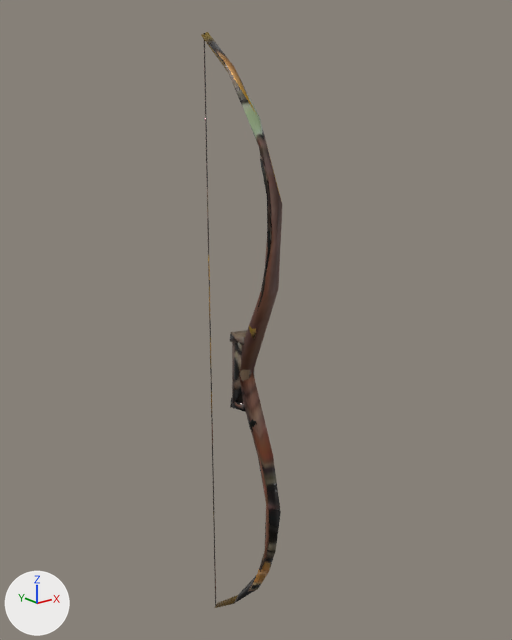
What one commit did to the glTF model client/public/models/eq_bow_4_lod2.glb.
Rendered twice from a camera (50 mm lens) standing at (-1.071, -1.392, 0.689) and looking at (0.032, -0.013, 0.138). The lights are fixed; the arrows at lower left show +X, +Y and +Z. The first picture is the older version. Vertices at exactly the same position are counted once.

In view in the first picture: 'eq_bow_4_lod2'.
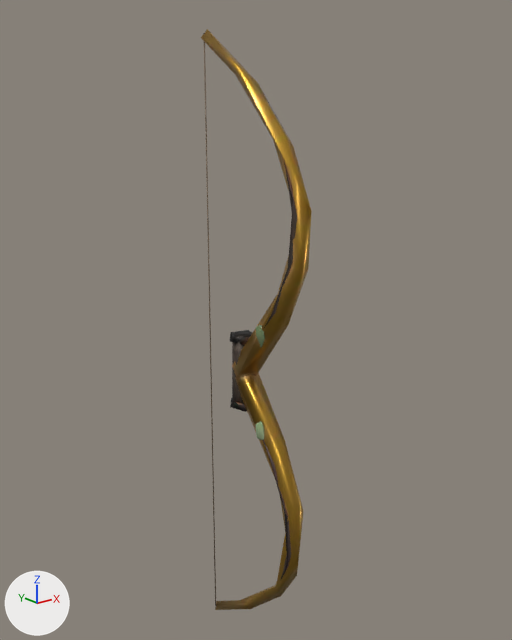
Pixel boxes [x1, y1, x2, y2] of what changed, in the pictures (512 x 640 px; the box of a moved part takes in the faces that stretch with it):
```json
{"object": "eq_bow_4_lod2", "change": "reshaped", "before": [201, 32, 282, 608], "after": [201, 29, 311, 610], "on screen": "35% wider"}
{"part": 1, "of": "me_eq_bow_4_012", "change": "moved or reshaped", "before": [249, 326, 256, 340], "after": [255, 325, 265, 348]}
{"part": 2, "of": "me_eq_bow_4_012", "change": "rebuilt", "before": [201, 32, 282, 608], "after": [201, 29, 311, 610], "on screen": "35% wider"}
{"part": 3, "of": "me_eq_bow_4_012", "change": "rebuilt", "before": [257, 156, 272, 311], "after": [264, 162, 297, 328]}
{"part": 4, "of": "me_eq_bow_4_012", "change": "rebuilt", "before": [256, 445, 269, 572], "after": [263, 440, 291, 579]}
{"part": 5, "of": "me_eq_bow_4_012", "change": "deleted", "before": [249, 419, 257, 432]}
{"part": 6, "of": "me_eq_bow_4_012", "change": "added", "after": [255, 421, 264, 440]}
{"part": 7, "of": "me_eq_bow_4_012", "change": "surface changed", "before": [203, 33, 247, 606], "after": [203, 33, 247, 606]}
```

The change, as JSON lines over the scene's bpy script:
```json
{"block": "me_eq_bow_4_012", "where": "# used by ob_eq_bow_4_lod2; location = (0.0, 0.0, 0.0)"}
{"block": "me_eq_bow_4_012", "where": "# verts and faces of me_eq_bow_4_012; kept vertices keep their numbers, new ones are numbered from 153"}
{"op": "remove", "block": "me_eq_bow_4_012", "code": "me_eq_bow_4_012.from_pydata(...)  # 153 vertices, 270 faces; spans x -0.03..0.03, y -0.14..0.15, z -0.84..0.84"}
{"op": "add", "block": "me_eq_bow_4_012", "code": "me_eq_bow_4_012.from_pydata(...)  # 129 vertices, 222 faces; spans x -0.04..0.03, y -0.24..0.16, z -0.85..0.85"}
{"block": "me_eq_bow_4_012", "change": "me_eq_bow_4_012 part 1: the loose piece of 8 vertices spanning x -0.02..-0.01, y -0.08..-0.05, z 0.11..0.15 is moved by (-0.01, -0.04, 0.0)"}
{"block": "me_eq_bow_4_012", "change": "me_eq_bow_4_012 part 2: the loose piece of 49 vertices spanning x -0.02..0.02, y -0.14..0.15, z -0.84..0.84 is rebuilt with 49 vertices and now spans x -0.03..0.03, y -0.24..0.16, z -0.85..0.85"}
{"block": "me_eq_bow_4_012", "change": "me_eq_bow_4_012 part 3: the loose piece of 26 vertices spanning x -0.02..-0.01, y -0.13..-0.05, z 0.1..0.56 is rebuilt with 14 vertices and now spans x -0.03..-0.01, y -0.22..-0.08, z 0.11..0.56"}
{"block": "me_eq_bow_4_012", "change": "me_eq_bow_4_012 part 4: the loose piece of 26 vertices spanning x -0.02..-0.01, y -0.13..-0.05, z -0.56..-0.1 is rebuilt with 14 vertices and now spans x -0.03..-0.01, y -0.22..-0.08, z -0.56..-0.11"}
{"block": "me_eq_bow_4_012", "change": "me_eq_bow_4_012 part 5: the loose piece of 8 vertices spanning x -0.02..-0.01, y -0.07..-0.05, z -0.15..-0.11 is deleted"}
{"block": "me_eq_bow_4_012", "change": "me_eq_bow_4_012 part 6"}
{"op": "add", "block": "me_eq_bow_4_012", "code": "verts[153] = (-0.04, -0.1, -0.14)  # pixel (256, 437)"}
{"op": "add", "block": "me_eq_bow_4_012", "code": "verts[154] = (-0.02, -0.1, -0.1)  # pixel (260, 420)"}
{"op": "add", "block": "me_eq_bow_4_012", "code": "verts[155] = (-0.02, -0.11, -0.16)  # pixel (261, 441)"}
{"op": "add", "block": "me_eq_bow_4_012", "code": "verts[156] = (-0.03, -0.12, -0.14)  # pixel (263, 439)"}
{"op": "add", "block": "me_eq_bow_4_012", "code": "verts[157] = (-0.02, -0.09, -0.15)  # pixel (257, 436)"}
{"op": "add", "block": "me_eq_bow_4_012", "code": "verts[158] = (-0.02, -0.11, -0.13)"}
{"op": "add", "block": "me_eq_bow_4_012", "code": "verts[159] = (-0.03, -0.12, -0.11)  # pixel (263, 424)"}
{"op": "add", "block": "me_eq_bow_4_012", "code": "verts[160] = (-0.03, -0.09, -0.11)  # pixel (255, 423)"}
{"op": "add", "block": "me_eq_bow_4_012", "code": "faces += [(153, 155, 156), (153, 157, 155), (154, 159, 158), (154, 160, 159), (153, 159, 160), (156, 158, 159)]"}
{"op": "add", "block": "me_eq_bow_4_012", "code": "faces += [(154, 158, 157), (153, 156, 159), (155, 157, 158), (154, 157, 160), (153, 160, 157), (155, 158, 156)]"}
{"block": "me_eq_bow_4_012", "change": "me_eq_bow_4_012 part 7: 56 kept faces spanning x -0.03..0.03, y -0.03..0.15, z -0.84..0.84 get new texture (UV) coordinates"}
```
